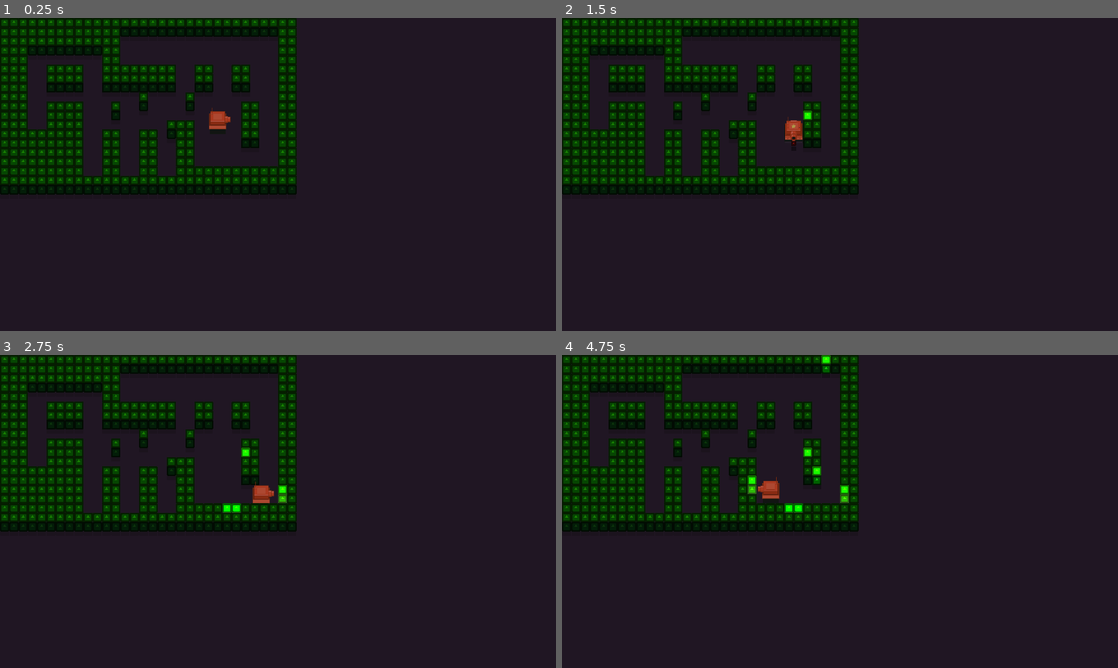
Above: before the commit, frames 1-4 (two rows, left to right).
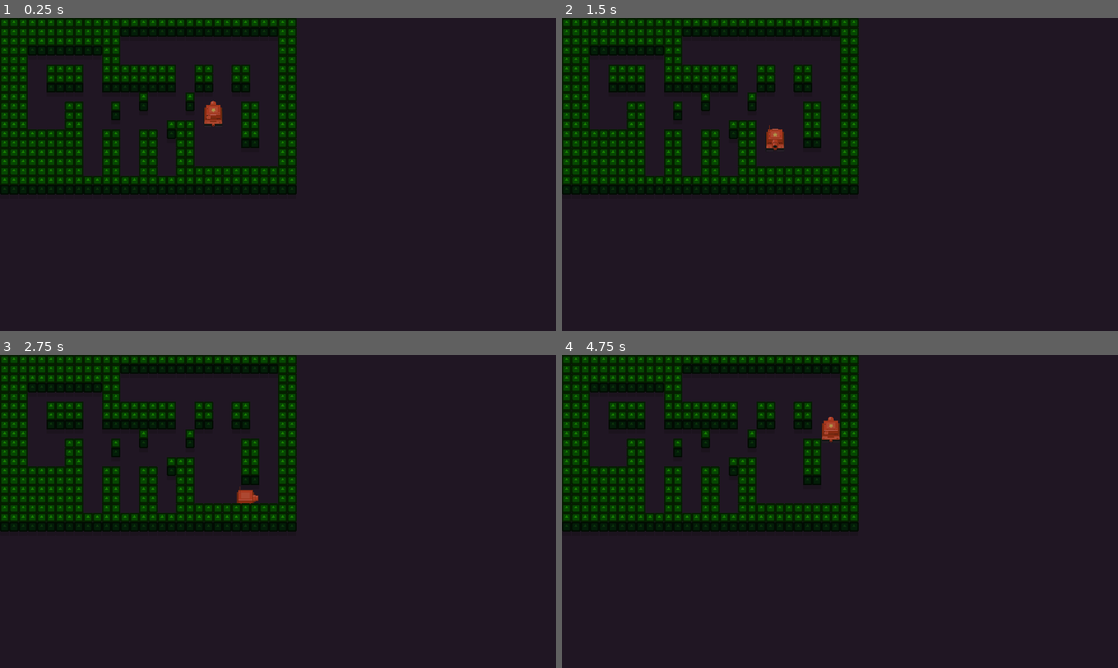
Above: after the commit, the same moments.

Repository: Godot-en-Espanol/Node-City
Game: Godot game, scene res://Prototipos/Scene/TestScene.tscn
Same seed, same stepped clock (60 frames per second), same inputs: the game is played once before the commit and once after it. The engine's default icon, where the game draws it, is replaced by a stand-in: a white triangle on a blue panel in a dark square.
Inputs:
- Up to frame 1 (0.25 s): no input
- Up to frame 2 (1.5 s): hold Right (move_right) 0.53-1.28 s; hold Space (shoot) 0.53-1.28 s; hold Down (move_down) from 1.28 s (still down); tap Space (shoot) at 1.35 s
- Up to frame 3 (2.75 s): release Down (move_down) at 2.03 s; hold Right (move_right) from 2.03 s (still down); hold Space (shoot) from 2.03 s (still down)
- Up to frame 4 (4.75 s): release Right (move_right) at 2.78 s; release Space (shoot) at 2.78 s; hold Up (move_up) 2.78-3.53 s; tap Space (shoot) at 2.85, 4.35 s; hold Space (shoot) 3.53-4.28 s; hold Left (move_left) from 3.53 s (still down)

The runs differ from the first frame. In frame 1, 0.6% of the frame differs, in the area x 8-42%, y 26-36%; in frame 2, 0.7%; in frame 3, 0.8%; in frame 4, 1.2%, in the area x 8-52%, y 0-51%.

Commit message:
added drunk controller

Diff:
--- /dev/null
+++ b/Proyecto/Prototipos/Scene/Controlers/BasicEnemyController.gd
@@ -0,0 +1,23 @@
+extends TankControler
+
+var _directions := [Vector2.RIGHT, Vector2.LEFT, Vector2.UP, Vector2.DOWN]
+
+func _ready() -> void:
+	yield(tank,"ready")
+	tank.collision_detector.connect("collided", self, "_on_collision_detector_collided")
+	tank.speed = tank.movement_speed
+	tank.current_direction = _choose_new_direction()
+
+func _on_collision_detector_collided() -> void:
+	tank.current_direction = _choose_new_direction()
+
+func _choose_new_direction()-> Vector2:
+	var posibles_directions := []
+
+	for direction in _directions:
+		if not tank.collision_detector.is_colliding(direction):
+			posibles_directions.append(direction)
+
+	posibles_directions.shuffle()
+
+	return posibles_directions[0]
--- /dev/null
+++ b/Proyecto/Prototipos/Scene/Controlers/BasicEnemyController.tscn
@@ -0,0 +1,6 @@
+[gd_scene load_steps=2 format=2]
+
+[ext_resource path="res://Prototipos/Scene/Controlers/BasicEnemyController.gd" type="Script" id=1]
+
+[node name="BasicEnemyController" type="Node2D"]
+script = ExtResource( 1 )
--- /dev/null
+++ b/Proyecto/Prototipos/Scene/Tank/BasicEnemy.tscn
@@ -0,0 +1,8 @@
+[gd_scene load_steps=3 format=2]
+
+[ext_resource path="res://Prototipos/Scene/Tank/Tank.tscn" type="PackedScene" id=1]
+[ext_resource path="res://Prototipos/Scene/Controlers/BasicEnemyController.tscn" type="PackedScene" id=2]
+
+[node name="BasicEnemy" instance=ExtResource( 1 )]
+
+[node name="BasicEnemyController" parent="." index="6" instance=ExtResource( 2 )]
--- a/Proyecto/Prototipos/Scene/Tank/Tank.gd
+++ b/Proyecto/Prototipos/Scene/Tank/Tank.gd
@@ -37,6 +37,7 @@
 
 func _physics_process(_delta):
 	if current_direction != Vector2.ZERO and !moving:
+		print(speed)
 		move_foward()
 
 
@@ -71,6 +72,7 @@
 								position, _new_position, _time)
 
 	tween.start()
+	return
 
 func check_collision(_direction : Vector2) -> void:
 	var _can_move := false
--- a/Proyecto/Prototipos/Scene/Tank/TankCollision.gd
+++ b/Proyecto/Prototipos/Scene/Tank/TankCollision.gd
@@ -1,4 +1,6 @@
 extends Node2D
+
+signal collided
 
 func _ready() -> void:
 	update_ray_size()
@@ -22,4 +24,7 @@
 
 	rotation = 0
 
+	if is_colliding and direction == Vector2.ZERO:
+		emit_signal("collided")
+
 	return is_colliding
--- a/Proyecto/Prototipos/Scene/TestScene.tscn
+++ b/Proyecto/Prototipos/Scene/TestScene.tscn
@@ -1,9 +1,9 @@
 [gd_scene load_steps=6 format=2]
 
 [ext_resource path="res://Prototipos/TileMap.gd" type="Script" id=1]
-[ext_resource path="res://Prototipos/Scene/Tank/PlayerTank.tscn" type="PackedScene" id=2]
 [ext_resource path="res://Prototipos/Scene/Brick/Brick.tscn" type="PackedScene" id=3]
 [ext_resource path="res://icon.png" type="Texture" id=4]
+[ext_resource path="res://Prototipos/Scene/Tank/BasicEnemy.tscn" type="PackedScene" id=5]
 
 [sub_resource type="TileSet" id=1]
 0/name = "icon.png 0"
@@ -27,12 +27,12 @@
 tile_set = SubResource( 1 )
 cell_size = Vector2( 32, 32 )
 format = 1
-tile_data = PoolIntArray( 0, 0, 0, 1, 0, 0, 2, 0, 0, 3, 0, 0 …(2071 unchanged characters)…  0, 0, 655361, 0, 0, 655362, 0, 0, 655365, 0, 0, 655366, 0, 0, 655367, 0, 0, 655368, 0, 0, 655372, 0, 0, 655386, 0, 0, 655387, 0, 0, 655390, 0, 0, 655391, 0, 0, 720896, 0, 0, 720897, 0, 0, 720898, 0, 0, 720901, 0, 0, 720902, 0, 0, 720903, 0, 0, 720904, 0, 0, 720922, 0, 0, 720923, 0, 0, 720926, 0, 0, 720927, 0, 0, 786432, 0, 0, 786433, 0, 0, 786434, 0, 0, 786437, 0, 0, 786438, 0, 0, 786439, 0, 0, 786440, 0, 0, 7864 …(1961 unchanged characters)…
+tile_data = PoolIntArray( 0, 0, 0, 1, 0, 0, 2, 0, 0, 3, 0, 0 …(2071 unchanged characters)…  0, 0, 655361, 0, 0, 655362, 0, 0, 655367, 0, 0, 655368, 0, 0, 655372, 0, 0, 655386, 0, 0, 655387, 0, 0, 655390, 0, 0, 655391, 0, 0, 720896, 0, 0, 720897, 0, 0, 720898, 0, 0, 720903, 0, 0, 720904, 0, 0, 720922, 0, 0, 720923, 0, 0, 720926, 0, 0, 720927, 0, 0, 786432, 0, 0, 786433, 0, 0, 786434, 0, 0, 786439, 0, 0, 786440, 0, 0, 7864 …(1961 unchanged characters)…
 script = ExtResource( 1 )
 brick = ExtResource( 3 )
 container_path = NodePath("../YSort")
 
 [node name="YSort" type="YSort" parent="."]
 
-[node name="PlayerTank" parent="YSort" instance=ExtResource( 2 )]
-position = Vector2( 749, 399 )
+[node name="BasicEnemy" parent="YSort" instance=ExtResource( 5 )]
+position = Vector2( 738.313, 410.344 )
